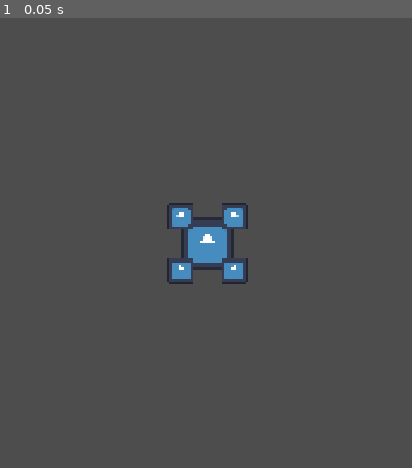
Above: before the commit, frame 1.
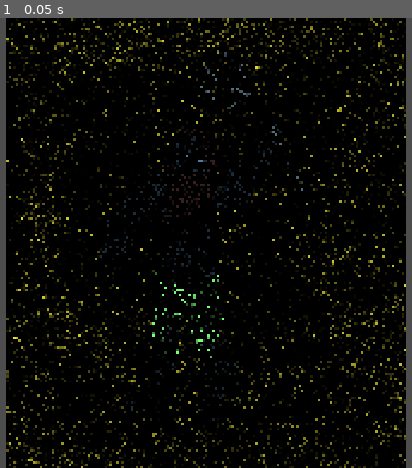
Above: after the commit, the same moment.

Repository: Spiraling-Time/BossFight
Game: Godot game, scene res://GameStuff/Scenes/TEST/TESTworld.tscn
Same seed, same stepped clock (60 frames per second), same inputs: the game is played once before the commit and once after it. Before the commit the project starts from res://GameStuff/Scenes/OG/world.tscn. The engine's default icon, where the game draws it, is replaced by a stand-in: a white triangle on a blue panel in a dark square.
Inputs:
- Up to frame 1 (0.05 s): no input

The runs differ from the first frame. In frame 1, 97% of the frame differs, in the area x 1-99%, y 0-100%.

Commit message:
it actually works!!!!
made it so you can visually cut really easily

Diff:
--- /dev/null
+++ b/GameStuff/Code/detect.gd
@@ -0,0 +1,18 @@
+extends Area2D
+@onready var world
+#var points: Array = []
+
+func _ready() -> void:
+	world = get_tree().current_scene
+
+func _physics_process(delta: float) -> void:
+	if Input.is_key_pressed(KEY_LEFT):
+		position.x -= 2
+	elif Input.is_key_pressed(KEY_RIGHT):
+		position.x += 2
+	if Input.is_key_pressed(KEY_UP):
+		position.y -= 2
+	elif Input.is_key_pressed(KEY_DOWN):
+		position.y += 2
+	if has_overlapping_areas():
+		world.add()
--- a/GameStuff/Code/world.gd
+++ b/GameStuff/Code/world.gd
@@ -1,14 +1,25 @@
 extends Node2D
-#@export var block = preload("res://GameStuff/Scenes/block.tscn")
-#var gridX: int = 50
-#var gridY: int = 50
-#var size: int = 10
-#var offset: Vector2 = Vector2(gridX*size/2, gridY*size/2)
-func _ready() -> void:
-	#CREATE GRID
-	#for i in range(gridX):
-		#for j in range(gridY):
-			#var newBlock = block.instantiate()
-			#newBlock.position = Vector2(i*size,j*size)-offset
-			#add_child(newBlock)
-	pass
+##@export var block = preload("res://GameStuff/Scenes/block.tscn")
+##var gridX: int = 50
+##var gridY: int = 50
+##var size: int = 10
+##var offset: Vector2 = Vector2(gridX*size/2, gridY*size/2)
+#func _ready() -> void:
+	##CREATE GRID
+	##for i in range(gridX):
+		##for j in range(gridY):
+			##var newBlock = block.instantiate()
+			##newBlock.position = Vector2(i*size,j*size)-offset
+			##add_child(newBlock)
+	#pass
+#BELOW TES T
+var points: Array = []
+@onready var p = $detect
+func _draw() -> void:
+	for i in range(points.size()):
+		draw_circle(points[i], 2.0, Color.RED, true)
+
+func add():
+	if !points.has(p.global_position):
+		points.append(p.global_position)
+		queue_redraw()
--- a/GameStuff/Scenes/TEST/TESTworld.tscn
+++ b/GameStuff/Scenes/TEST/TESTworld.tscn
@@ -1,17 +1,17 @@
 [gd_scene load_steps=4 format=3 uid="uid://bs4onl0qns2gw"]
 
 [ext_resource type="Script" uid="uid://b3yuulkaophow" path="res://GameStuff/Code/world.gd" id="1_qvipf"]
-[ext_resource type="PackedScene" uid="uid://cqujea80g70kc" path="res://GameStuff/Scenes/OG/detector.tscn" id="2_urtjj"]
 [ext_resource type="PackedScene" uid="uid://dks5cwkddf0xj" path="res://GameStuff/Scenes/TEST/TESTmonster.tscn" id="3_qvipf"]
+[ext_resource type="PackedScene" uid="uid://d1i5mt64ttoc0" path="res://GameStuff/Scenes/TEST/detect.tscn" id="3_urtjj"]
 
 [node name="World" type="Node2D"]
 script = ExtResource("1_qvipf")
-
-[node name="detector" parent="." instance=ExtResource("2_urtjj")]
-z_index = 2
-position = Vector2(847, -73)
 
 [node name="Camera2D" type="Camera2D" parent="."]
 z_index = 5
 
 [node name="Monster" parent="." instance=ExtResource("3_qvipf")]
+z_index = -2
+
+[node name="detect" parent="." instance=ExtResource("3_urtjj")]
+position = Vector2(92, 102)
--- /dev/null
+++ b/GameStuff/Scenes/TEST/detect.tscn
@@ -0,0 +1,12 @@
+[gd_scene load_steps=3 format=3 uid="uid://d1i5mt64ttoc0"]
+
+[ext_resource type="Script" uid="uid://dvbgroe1hjfkg" path="res://GameStuff/Code/detect.gd" id="1_qnq72"]
+
+[sub_resource type="CircleShape2D" id="CircleShape2D_vtlht"]
+radius = 2.0
+
+[node name="detect" type="Area2D"]
+script = ExtResource("1_qnq72")
+
+[node name="CollisionShape2D" type="CollisionShape2D" parent="."]
+shape = SubResource("CircleShape2D_vtlht")
--- a/project.godot
+++ b/project.godot
@@ -11,7 +11,7 @@
 [application]
 
 config/name="Test"
-run/main_scene="uid://d312v0b1qeanu"
+run/main_scene="uid://bs4onl0qns2gw"
 config/features=PackedStringArray("4.4", "Mobile")
 config/icon="res://CutBossFight/GameStuff/icon.svg"
 
Not shown, added: GameStuff/Code/detect.gd.uid
